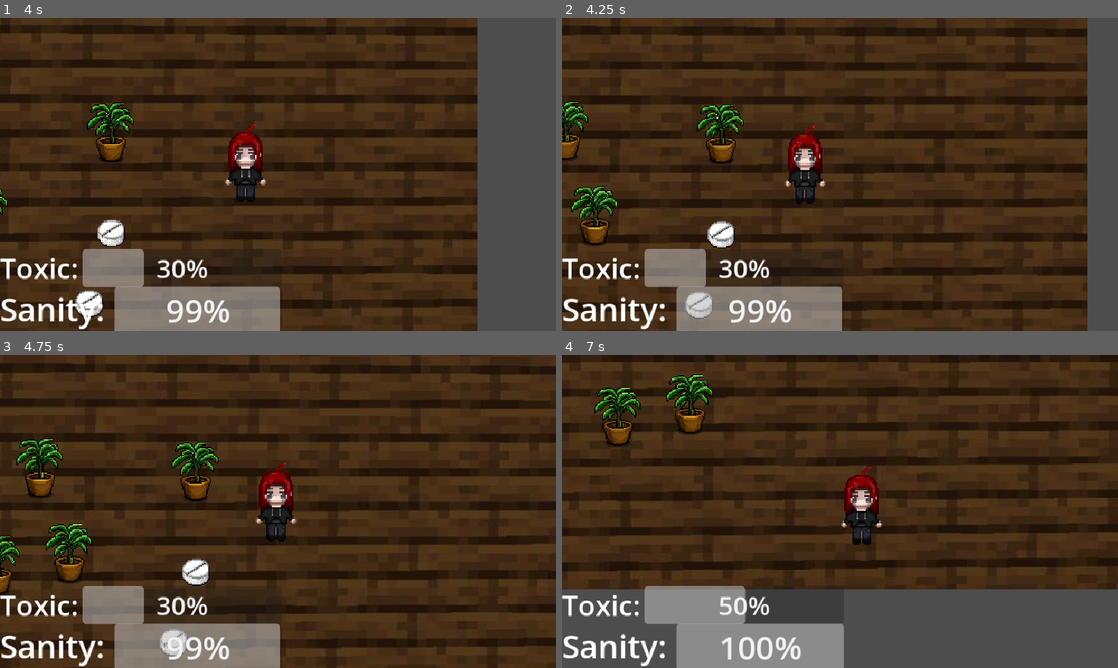
Above: before the commit, frames 1-4 (two rows, left to right).
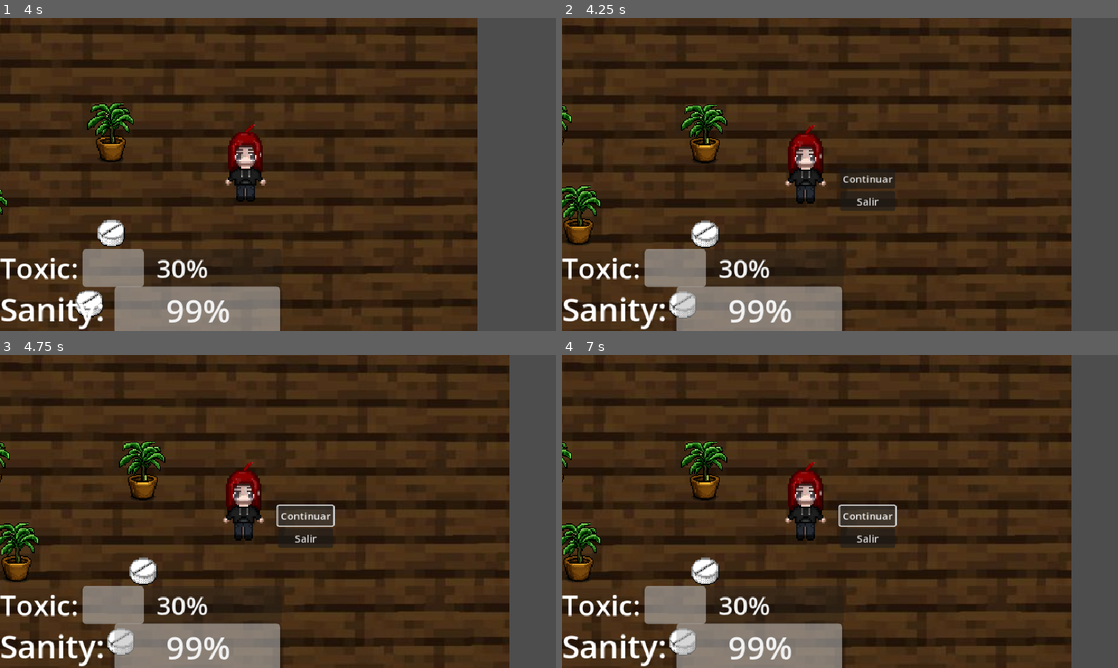
Above: after the commit, the same moments.

Repository: Tafi0405/Charlotte
Game: Godot game, scene res://piso.tscn
The game is run twice, just before and just after one commit, with the same random seed, the same clock (stepped at 60 frames per second) and the same inputs.
Inputs (mouse positions are in pixels of both pictures, inside the frame that each line leads up to):
- Up to frame 1 (4 s): tap Enter at 0.5 s; hold D 0.53-1.28 s; hold Shift 0.53-1.28 s; hold S 1.28-2.03 s; tap Shift at 1.35, 2.85 s; hold D 2.03-2.78 s; hold Shift 2.03-2.78 s; hold W 2.78-3.53 s; hold A from 3.53 s (still down); hold Shift from 3.53 s (still down)
- Up to frame 2 (4.25 s): keep holding A; keep holding Shift; tap Escape (ui_cancel) at 4.15 s
- Up to frame 3 (4.75 s): release A at 4.25 s; release Shift at 4.25 s; click (305, 514) at 4.25 s, where only the run after the commit has a clickable "Continuar"
- Up to frame 4 (7 s): hold A 5.03-5.78 s; tap Shift at 5.1, 6.6 s; hold S 5.78-6.53 s; hold Shift 5.78-6.53 s; hold D from 6.53 s (still down)

Frame 1 is identical in both runs. In frame 2, 8.7% of the frame differs, in the area x 0-95%, y 0-100%; in frame 3, 19%; in frame 4, 55%, in the area x 0-100%, y 0-100%.

Commit message:
Pausa
Agrege un mini menu de pausa

Diff:
--- /dev/null
+++ b/menu_pausa.gd
@@ -0,0 +1,32 @@
+extends CanvasLayer
+
+func _ready():
+	hide() # El menú empieza oculto al iniciar el juego
+
+func _unhandled_input(event):
+	# "ui_cancel" es la tecla Escape por defecto en Godot
+	if event.is_action_pressed("ui_cancel"):
+		toggle_pausa()
+
+func toggle_pausa():
+	# Invierte el estado actual de la pausa
+	get_tree().paused = not get_tree().paused
+
+	# Muestra u oculta el menú según el estado de la pausa
+	visible = get_tree().paused
+
+# Esto se ejecutará al pulsar el botón Continuar
+func _on_boton_continuar_pressed():
+	toggle_pausa()
+
+# Esto se ejecutará al pulsar el botón Salir
+func _on_boton_salir_pressed():
+	get_tree().quit() # Cierra el juego por completo
+
+
+func _on_botón_continuar_pressed() -> void:
+	pass # Replace with function body.
+
+
+func _on_botón_salir_pressed() -> void:
+	pass # Replace with function body.
--- /dev/null
+++ b/menu_pausa.tscn
@@ -0,0 +1,31 @@
+[gd_scene format=3 uid="uid://bfa6kgnx2npom"]
+
+[ext_resource type="Script" uid="uid://cmsba3mfoxglh" path="res://menu_pausa.gd" id="1_jd2x8"]
+
+[node name="MenuPausa" type="CanvasLayer" unique_id=553757121]
+process_mode = 3
+script = ExtResource("1_jd2x8")
+
+[node name="Control" type="Control" parent="." unique_id=700719635]
+layout_mode = 3
+anchors_preset = 0
+offset_right = 40.0
+offset_bottom = 40.0
+
+[node name="VBoxContainer" type="VBoxContainer" parent="Control" unique_id=125680428]
+layout_mode = 0
+offset_left = 432.0
+offset_top = 234.0
+offset_right = 518.0
+offset_bottom = 301.0
+alignment = 1
+
+[node name="BotónContinuar" type="Button" parent="Control/VBoxContainer" unique_id=1789204822]
+layout_mode = 2
+text = "Continuar"
+
+[node name="Button" type="Button" parent="Control/VBoxContainer" unique_id=895750686]
+layout_mode = 2
+text = "Salir"
+
+[connection signal="pressed" from="Control/VBoxContainer/BotónContinuar" to="." method="_on_botón_continuar_pressed"]
--- a/piso.tscn
+++ b/piso.tscn
@@ -7,6 +7,7 @@
 [ext_resource type="Script" uid="uid://bcejren7mmegs" path="res://sanity.gd" id="5_hc6nc"]
 [ext_resource type="PackedScene" uid="uid://cr3kgrmpaec6m" path="res://drug.tscn" id="6_0g0i5"]
 [ext_resource type="Script" uid="uid://dleibv5c5cw28" path="res://toxic.gd" id="6_18jpq"]
+[ext_resource type="PackedScene" uid="uid://bfa6kgnx2npom" path="res://menu_pausa.tscn" id="8_85bst"]
 
 [sub_resource type="RectangleShape2D" id="RectangleShape2D_kijln"]
 size = Vector2(878, 1)
@@ -20,62 +21,62 @@
 [sub_resource type="RectangleShape2D" id="RectangleShape2D_0g0i5"]
 size = Vector2(1, 486)
 
-[node name="piso" type="Node2D"]
+[node name="piso" type="Node2D" unique_id=1315715198]
 y_sort_enabled = true
 position = Vector2(28, -6)
 
-[node name="MaderaOscura" type="Sprite2D" parent="."]
+[node name="MaderaOscura" type="Sprite2D" parent="." unique_id=512263331]
 z_index = -1
 position = Vector2(441.00003, 167.00002)
 scale = Vector2(3.556, 3)
 texture = ExtResource("1_kijln")
 
-[node name="Planta" parent="." instance=ExtResource("2_t6b2e")]
+[node name="Planta" parent="." unique_id=1968055637 instance=ExtResource("2_t6b2e")]
 position = Vector2(75, 398)
 
-[node name="Planta2" parent="." instance=ExtResource("2_t6b2e")]
+[node name="Planta2" parent="." unique_id=230530528 instance=ExtResource("2_t6b2e")]
 position = Vector2(663, 121)
 
-[node name="Planta3" parent="." instance=ExtResource("2_t6b2e")]
+[node name="Planta3" parent="." unique_id=2083795615 instance=ExtResource("2_t6b2e")]
 position = Vector2(202, 111)
 
-[node name="Planta4" parent="." instance=ExtResource("2_t6b2e")]
+[node name="Planta4" parent="." unique_id=1196163658 instance=ExtResource("2_t6b2e")]
 position = Vector2(289, 362)
 
-[node name="Charlotte" parent="." instance=ExtResource("3_hc6nc")]
+[node name="Charlotte" parent="." unique_id=651545189 instance=ExtResource("3_hc6nc")]
 position = Vector2(431, 191)
 
-[node name="Camera2D" type="Camera2D" parent="Charlotte"]
+[node name="Camera2D" type="Camera2D" parent="Charlotte" unique_id=1111855612]
 position = Vector2(4, 9)
 zoom = Vector2(0.525, 0.525)
 position_smoothing_enabled = true
 
-[node name="Límites" type="StaticBody2D" parent="."]
+[node name="Límites" type="StaticBody2D" parent="." unique_id=16439234]
 position = Vector2(-834, -572)
 scale = Vector2(3, 3)
 
-[node name="CollisionShape2D" type="CollisionShape2D" parent="Límites"]
+[node name="CollisionShape2D" type="CollisionShape2D" parent="Límites" unique_id=901881353]
 position = Vector2(423.00003, -0.5)
 shape = SubResource("RectangleShape2D_kijln")
 
-[node name="CollisionShape2D2" type="CollisionShape2D" parent="Límites"]
+[node name="CollisionShape2D2" type="CollisionShape2D" parent="Límites" unique_id=330151198]
 position = Vector2(424, 484)
 shape = SubResource("RectangleShape2D_t6b2e")
 
-[node name="CollisionShape2D3" type="CollisionShape2D" parent="Límites"]
+[node name="CollisionShape2D3" type="CollisionShape2D" parent="Límites" unique_id=572971835]
 position = Vector2(-16, 242)
 shape = SubResource("RectangleShape2D_hc6nc")
 
-[node name="CollisionShape2D4" type="CollisionShape2D" parent="Límites"]
+[node name="CollisionShape2D4" type="CollisionShape2D" parent="Límites" unique_id=197347987]
 position = Vector2(863, 242)
 shape = SubResource("RectangleShape2D_0g0i5")
 
-[node name="Enemigo" parent="." instance=ExtResource("4_t6b2e")]
+[node name="Enemigo" parent="." unique_id=575139256 instance=ExtResource("4_t6b2e")]
 position = Vector2(1525, -361)
 
-[node name="CanvasLayer" type="CanvasLayer" parent="."]
+[node name="CanvasLayer" type="CanvasLayer" parent="." unique_id=2071225523]
 
-[node name="Sanity" type="Label" parent="CanvasLayer"]
+[node name="Sanity" type="Label" parent="CanvasLayer" unique_id=862367031]
 anchors_preset = 2
 anchor_top = 1.0
 anchor_bottom = 1.0
@@ -85,7 +86,7 @@
 theme_override_font_sizes/font_size = 50
 text = "Sanity:"
 
-[node name="ProgressBar" type="ProgressBar" parent="CanvasLayer/Sanity"]
+[node name="ProgressBar" type="ProgressBar" parent="CanvasLayer/Sanity" unique_id=614416721]
 layout_mode = 0
 offset_left = 178.0
 offset_right = 438.0
@@ -96,7 +97,7 @@
 value = 100.0
 script = ExtResource("5_hc6nc")
 
-[node name="Toxic" type="Label" parent="CanvasLayer"]
+[node name="Toxic" type="Label" parent="CanvasLayer" unique_id=1060991427]
 anchors_preset = 2
 anchor_top = 1.0
 anchor_bottom = 1.0
@@ -107,7 +108,7 @@
 theme_override_font_sizes/font_size = 44
 text = "Toxic:"
 
-[node name="ProgressBar" type="ProgressBar" parent="CanvasLayer/Toxic"]
+[node name="ProgressBar" type="ProgressBar" parent="CanvasLayer/Toxic" unique_id=1026488509]
 layout_mode = 0
 offset_left = 128.0
 offset_top = 2.0
@@ -116,17 +117,19 @@
 theme_override_font_sizes/font_size = 40
 script = ExtResource("6_18jpq")
 
-[node name="Drug" parent="." instance=ExtResource("6_0g0i5")]
+[node name="Drug" parent="." unique_id=1703831560 instance=ExtResource("6_0g0i5")]
 position = Vector2(664, 405)
 
-[node name="Drug2" parent="." instance=ExtResource("6_0g0i5")]
+[node name="Drug2" parent="." unique_id=565282421 instance=ExtResource("6_0g0i5")]
 position = Vector2(874, 298)
 
-[node name="Drug3" parent="." instance=ExtResource("6_0g0i5")]
+[node name="Drug3" parent="." unique_id=920946216 instance=ExtResource("6_0g0i5")]
 position = Vector2(1106, 437)
 
-[node name="Drug4" parent="." instance=ExtResource("6_0g0i5")]
+[node name="Drug4" parent="." unique_id=112597764 instance=ExtResource("6_0g0i5")]
 position = Vector2(872, 587)
 
-[node name="Drug5" parent="." instance=ExtResource("6_0g0i5")]
+[node name="Drug5" parent="." unique_id=1976664896 instance=ExtResource("6_0g0i5")]
 position = Vector2(598, 613)
+
+[node name="MenuPausa" parent="." unique_id=553757121 instance=ExtResource("8_85bst")]
Not shown, added: menu_pausa.gd.uid
Not shown: 1 places in piso.tscn that only renumber resources
